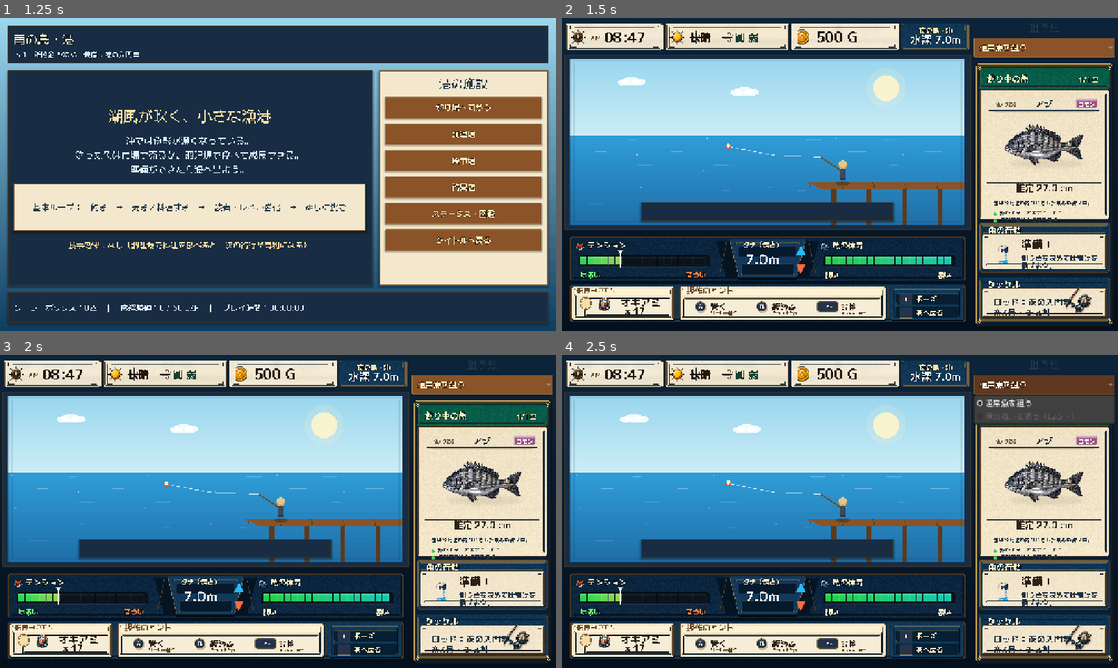
Above: before the commit, frames 1-4 (two rows, left to right).
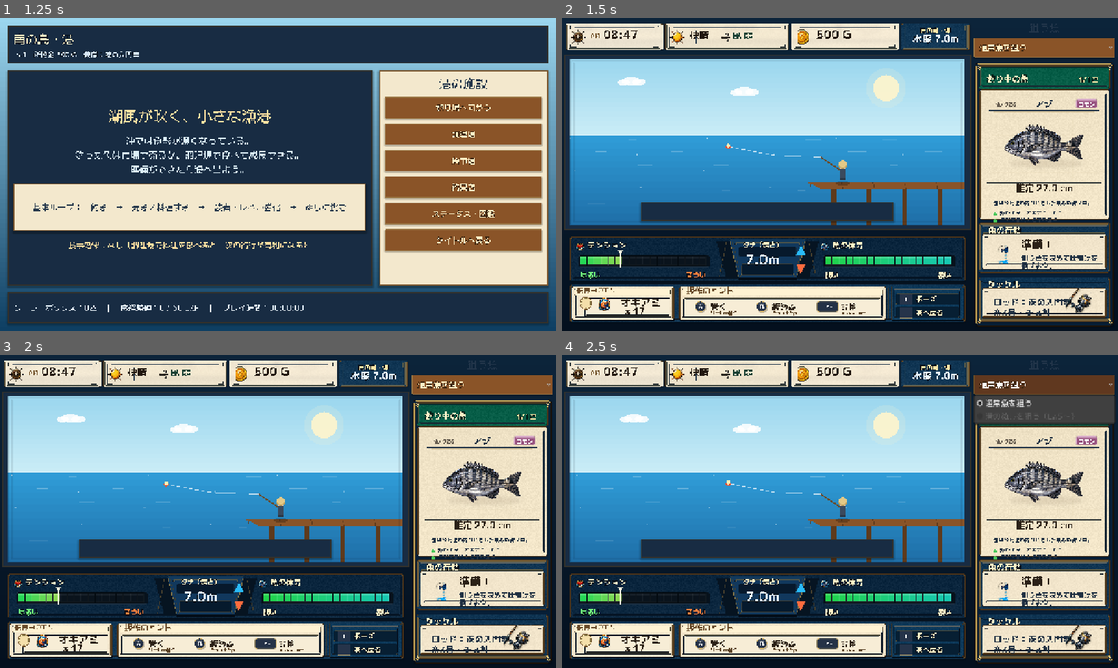
Above: after the commit, the same moments.

Repository: RYUKOU-OKUMURA/tsuri_quest_umi_mvp
Game: Godot game, scene res://scenes/main.tscn
The game is run twice, just before and just after one commit, with the same random seed, the same clock (stepped at 60 frames per second) and the same inputs.
Inputs:
- Up to frame 1 (1.25 s): click "ゲームを始める" at 0.5 s
- Up to frame 2 (1.5 s): click "釣り場へ向かう" at 1.25 s
- Up to frame 3 (2 s): no input
- Up to frame 4 (2.5 s): click "通常魚を狙う" at 2 s

Frame 1 is identical in both runs. In frame 2, 0.6% of the frame differs, in the area x 5-72%, y 2-9%; in frame 3, 0.6%; in frame 4, 0.6%.

Commit message:
Fit underwater fight top status text

Diff:
--- a/src/ui/components/fight_status_bar.gd
+++ b/src/ui/components/fight_status_bar.gd
@@ -93,39 +93,39 @@
 	var title_y := rect.position.y + rect.size.y * 0.40
 	var body_y := rect.position.y + rect.size.y * 0.72
 	if not dark and title == "AM":
-		var am_y := rect.position.y + rect.size.y * 0.64
-		_draw_text_clipped(font, title, Vector2(text_x - 1.0, am_y), 15, title_color, max_width, outline)
-		_draw_text_clipped(font, body, Vector2(text_x + 31.0, am_y + 4.0), 32, body_color, max_width - 31.0, outline)
+		var am_y := rect.position.y + rect.size.y * 0.54
+		_draw_text_clipped(font, title, Vector2(text_x - 1.0, am_y), 14, title_color, max_width, outline)
+		_draw_text_clipped(font, body, Vector2(text_x + 29.0, am_y + 2.0), 27, body_color, max_width - 29.0, outline)
 		return
 	if not dark and title == "快晴":
-		var inline_y := rect.position.y + rect.size.y * 0.66
-		_draw_text_clipped(font, title, Vector2(text_x - 1.0, inline_y), 24, body_color, max_width, outline)
-		var wind_icon_size := 28.0
-		var wind_x := text_x + 71.0
+		var inline_y := rect.position.y + rect.size.y * 0.57
+		_draw_text_clipped(font, title, Vector2(text_x - 1.0, inline_y), 21, body_color, max_width, outline)
+		var wind_icon_size := 25.0
+		var wind_x := text_x + 68.0
 		_draw_top_sheet_icon(
 			ICON_WIND,
 			Rect2(Vector2(wind_x, rect.position.y + (rect.size.y - wind_icon_size) * 0.5 + 1.0), Vector2(wind_icon_size, wind_icon_size)),
 			Color(1.0, 1.0, 1.0, 0.92)
 		)
-		_draw_text_clipped(font, body, Vector2(wind_x + 31.0, inline_y), 23, Color("#173f32"), max_width - (wind_x - text_x) - 31.0, outline)
+		_draw_text_clipped(font, body, Vector2(wind_x + 29.0, inline_y), 20, Color("#173f32"), max_width - (wind_x - text_x) - 29.0, outline)
 		return
 	if not dark and title == "所持金":
-		var amount_y := rect.position.y + rect.size.y * 0.68
-		_draw_text_clipped(font, body, Vector2(text_x - 1.0, amount_y + 1.0), 32, body_color, max_width + 2.0, outline)
+		var amount_y := rect.position.y + rect.size.y * 0.57
+		_draw_text_clipped(font, body, Vector2(text_x - 1.0, amount_y), 27, body_color, max_width + 2.0, outline)
 		return
 	_draw_text_clipped(font, title, Vector2(text_x, title_y), title_size, title_color, max_width, outline)
 	_draw_text_clipped(font, body, Vector2(text_x, body_y), body_size, body_color, max_width, outline)
 
 
 func _draw_centered_dark_slot(font: Font, rect: Rect2, title: String, body: String) -> void:
-	var title_size := 15
-	var body_size := 24
+	var title_size := 14
+	var body_size := 22
 	var title_width := font.get_string_size(title, HORIZONTAL_ALIGNMENT_LEFT, -1, title_size).x
 	var body_width := font.get_string_size(body, HORIZONTAL_ALIGNMENT_LEFT, -1, body_size).x
 	_draw_text_clipped(
 		font,
 		title,
-		Vector2(rect.position.x + (rect.size.x - title_width) * 0.5, rect.position.y + rect.size.y * 0.37),
+		Vector2(rect.position.x + (rect.size.x - title_width) * 0.5, rect.position.y + rect.size.y * 0.35),
 		title_size,
 		Palette.GOLD_BRIGHT,
 		rect.size.x,
@@ -134,7 +134,7 @@
 	_draw_text_clipped(
 		font,
 		body,
-		Vector2(rect.position.x + (rect.size.x - body_width) * 0.5, rect.position.y + rect.size.y * 0.74),
+		Vector2(rect.position.x + (rect.size.x - body_width) * 0.5, rect.position.y + rect.size.y * 0.69),
 		body_size,
 		Color("#eaf6ff"),
 		rect.size.x,
Not shown, changed: design-qa.md
Not shown, changed: docs/11_underwater_fight_showcase.md
